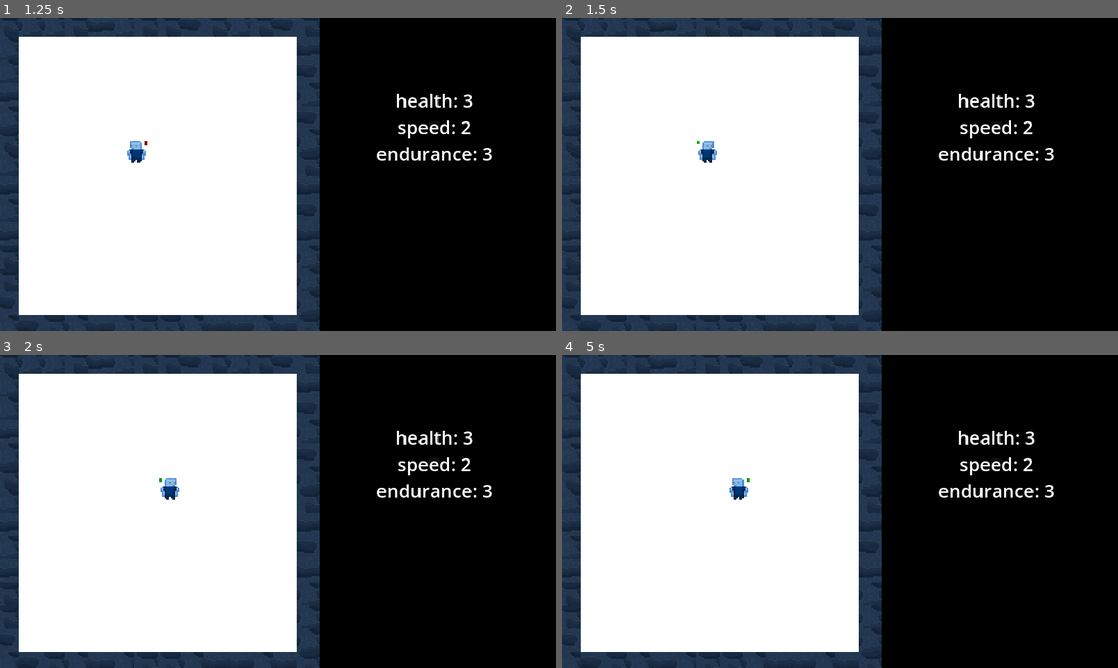
Above: before the commit, frames 1-4 (two rows, left to right).
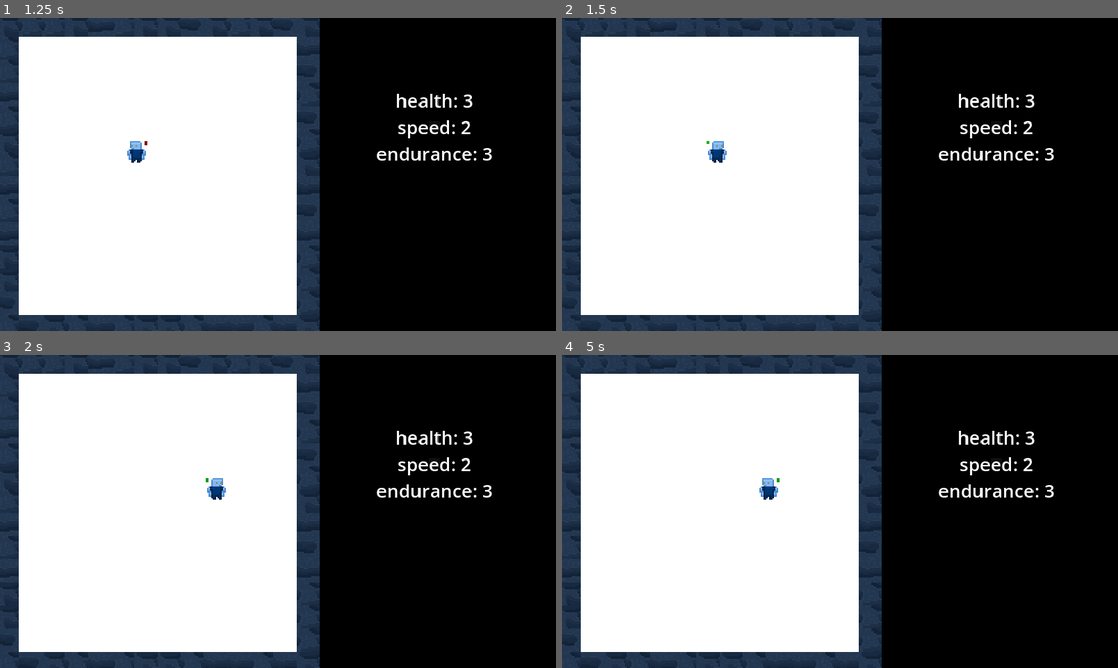
Above: after the commit, the same moments.

Repository: calvinowen27/LiveDieEscape
Game: Godot game, scene res://scenes/ui/title_screen.tscn
Same seed, same stepped clock (60 frames per second), same inputs: the game is played once before the commit and once after it.
Inputs:
- Up to frame 1 (1.25 s): click "Start" at 0.5 s
- Up to frame 2 (1.5 s): tap Enter at 1.25 s; hold D (move_right) from 1.28 s (still down); hold Shift (run) from 1.28 s (still down)
- Up to frame 3 (2 s): keep holding D (move_right); keep holding Shift (run)
- Up to frame 4 (5 s): release D (move_right) at 2.03 s; release Shift (run) at 2.03 s; hold S (move_down) 2.03-2.78 s; tap Shift (run) at 2.1, 3.6 s; hold D (move_right) 2.78-3.53 s; hold Shift (run) 2.78-3.53 s; hold W (move_up) 3.53-4.28 s; hold A (move_left) from 4.28 s (still down); hold Shift (run) from 4.28 s (still down)

Frame 1 is identical in both runs. In frame 2, 0.3% of the frame differs, in the area x 24-30%, y 39-47%; in frame 3, 0.4%; in frame 4, 0.4%, in the area x 30-40%, y 39-47%.

Commit message:
statmanager working

Diff:
--- a/scenes/player/player.tscn
+++ b/scenes/player/player.tscn
@@ -24,6 +24,7 @@
 [node name="PlayerWalk" parent="PlayerState" instance=ExtResource("1_5cvwq")]
 
 [node name="PlayerRun" parent="PlayerState" instance=ExtResource("5_2cah7")]
+speed_mult = 2.5
 
 [node name="CollisionShape2D" type="CollisionShape2D" parent="."]
 position = Vector2(-3, 1)
--- a/scenes/player/player_run.gd
+++ b/scenes/player/player_run.gd
@@ -18,7 +18,7 @@
 	move_dir = Input.get_vector("move_left", "move_right", "move_up", "move_down")
 
 	var speed = StatManager.get_base_stat("speed")
-	_rigidbody.linear_velocity = move_dir * (150 + speed * 10)
+	_rigidbody.linear_velocity = move_dir * (150 + speed * 10) * speed_mult
 
 	# flip sprite depending on move direction, retain last direction
 	if move_dir.x > 0:
--- a/scenes/player/player_run.tscn
+++ b/scenes/player/player_run.tscn
@@ -5,4 +5,4 @@
 
 [node name="PlayerRun" instance=ExtResource("1_bxrhe")]
 script = ExtResource("2_xssko")
-speed = 5
+speed_mult = 2.5
--- a/scenes/player/player_walk.gd
+++ b/scenes/player/player_walk.gd
@@ -1,7 +1,6 @@
 extends PlayerState
 
 var move_dir: Vector2
-@export var speed = 2
 
 func _ready() -> void:
 	pass
@@ -17,6 +16,7 @@
 func update(delta: float) -> String:
 	move_dir = Input.get_vector("move_left", "move_right", "move_up", "move_down")
 
+	var speed = StatManager.get_base_stat("speed")
 	_rigidbody.linear_velocity = move_dir * (150 + speed * 10)
 
 	# flip sprite depending on move direction, retain last direction
--- a/scenes/player/player_walk.tscn
+++ b/scenes/player/player_walk.tscn
@@ -5,4 +5,3 @@
 
 [node name="PlayerWalk" instance=ExtResource("1_h148c")]
 script = ExtResource("1_jcook")
-speed = 2
